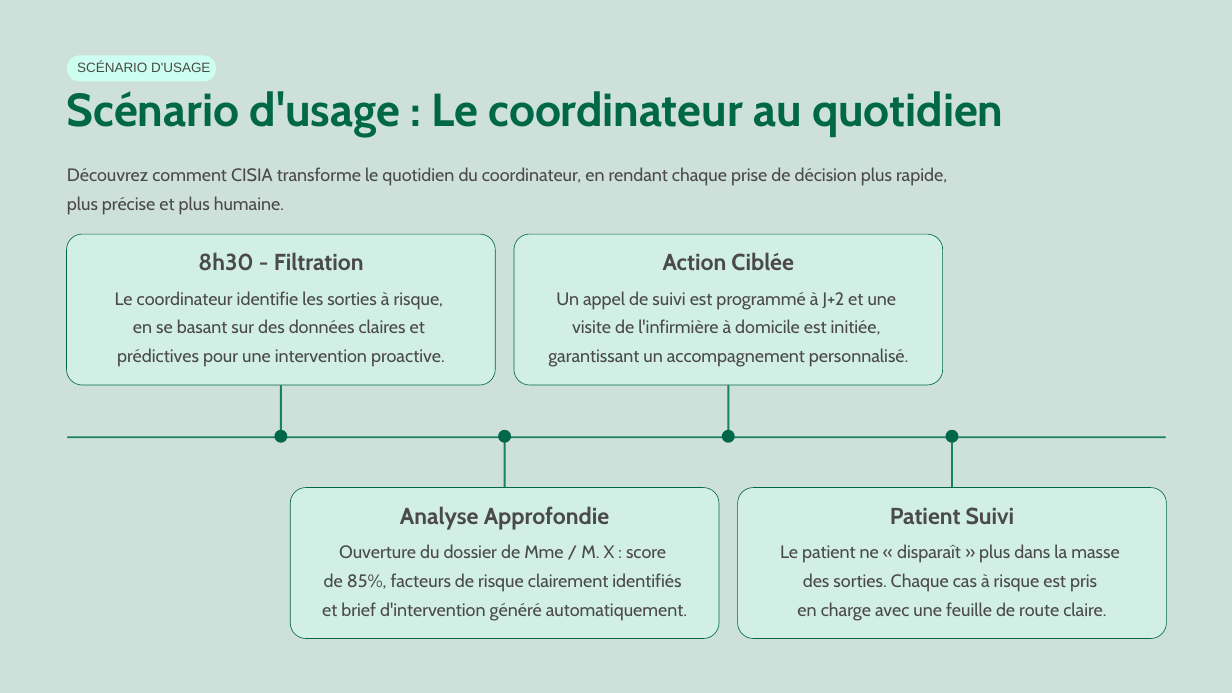
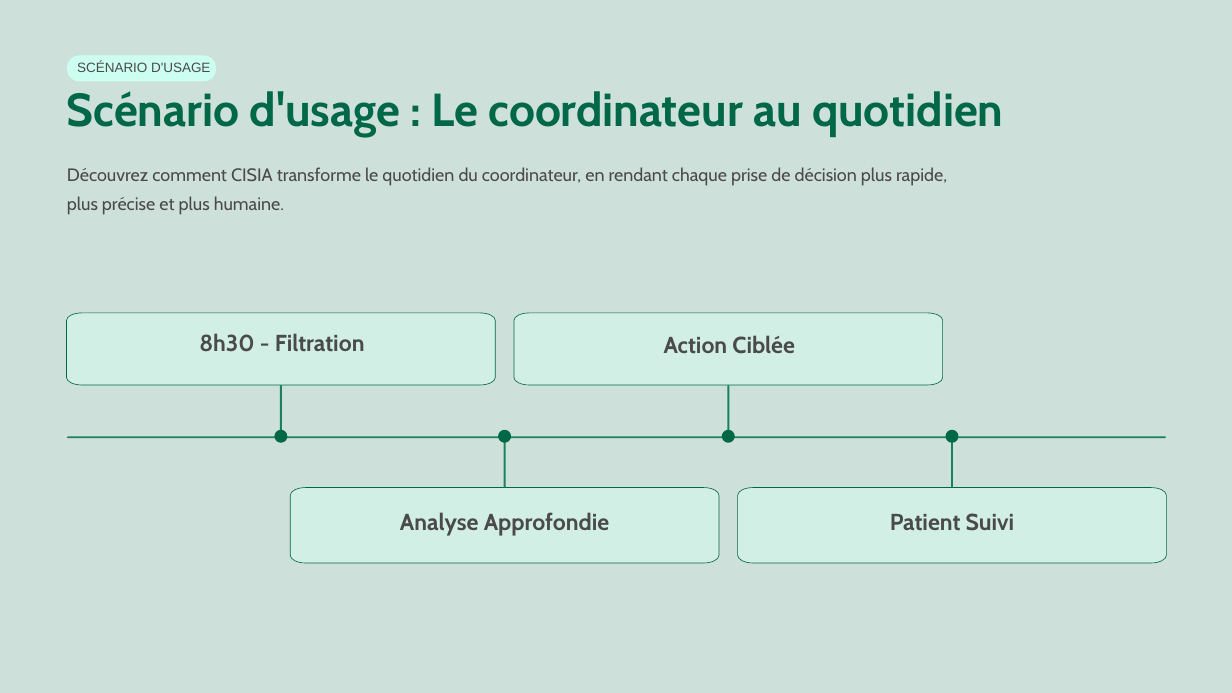
Before and after one commit to Leo-Segalini/CISIA---Sujet-Sante-, a slide deck: slide 15 of Projet_CISIALSB.pptx (slide 19 before the commit). Drawn at 1232x693 pixels with LibreOffice and Linux fonts; fonts in the diff are those of the drawing; background and template pictures are left out. Boxes give left, top, right and bottom in pixels: in the first picture for what was removed or moved away, otherwise in the second. Text is boxed around its words. In the diff, an @@ line names an element or a change of style, - is before the commit and + after.

```diff
--- a/Projet_CISIALSB.pptx
+++ b/Projet_CISIALSB.pptx
@@ text removed at <box>115,291,445,367</box> @@
-Le coordinateur identifie les sorties à risque,
-en se basant sur des données claires et
-prédictives pour une intervention proactive.
@@ text removed at <box>548,291,908,367</box> @@
-Un appel de suivi est programmé à J+2 et une
-visite de l'infirmière à domicile est initiée,
-garantissant un accompagnement personnalisé.
@@ freeform shape: place and size @@
-freeform shape at <box>67,234,495,385</box>
+freeform shape at <box>67,313,495,385</box>
@@ freeform shape: place and size @@
-freeform shape at <box>514,234,942,385</box>
+freeform shape at <box>514,313,942,385</box>
@@ text "8h30 - Filtration": place and size @@
-text "8h30 - Filtration" at <box>198,252,364,271</box>
+text "8h30 - Filtration" at <box>199,333,365,352</box>
@@ text "Action Ciblée": place and size @@
-text "Action Ciblée" at <box>663,252,794,271</box>
+text "Action Ciblée" at <box>664,335,795,354</box>
@@ freeform shape: place and size @@
-freeform shape at <box>290,488,719,639</box>
+freeform shape at <box>290,488,719,564</box>
@@ freeform shape: place and size @@
-freeform shape at <box>738,488,1167,639</box>
+freeform shape at <box>738,488,1167,564</box>
@@ text "Analyse Approfondie": place and size @@
-text "Analyse Approfondie" at <box>400,506,610,530</box>
+text "Analyse Approfondie" at <box>400,512,610,536</box>
@@ text "Patient Suivi": place and size @@
-text "Patient Suivi" at <box>890,507,1015,525</box>
+text "Patient Suivi" at <box>890,513,1015,531</box>
@@ text removed at <box>322,544,687,621</box> @@
-Ouverture du dossier de Mme / M. X : score
-de 85%, facteurs de risque clairement identifiés
-et brief d'intervention généré automatiquement.
@@ text removed at <box>780,544,1119,621</box> @@
-Le patient ne « disparaît » plus dans la masse
-des sorties. Chaque cas à risque est pris
-en charge avec une feuille de route claire.
```
Also in this commit, not shown: 4 other slides changed, 2 slides added, 9 slides removed, 1 other file.
